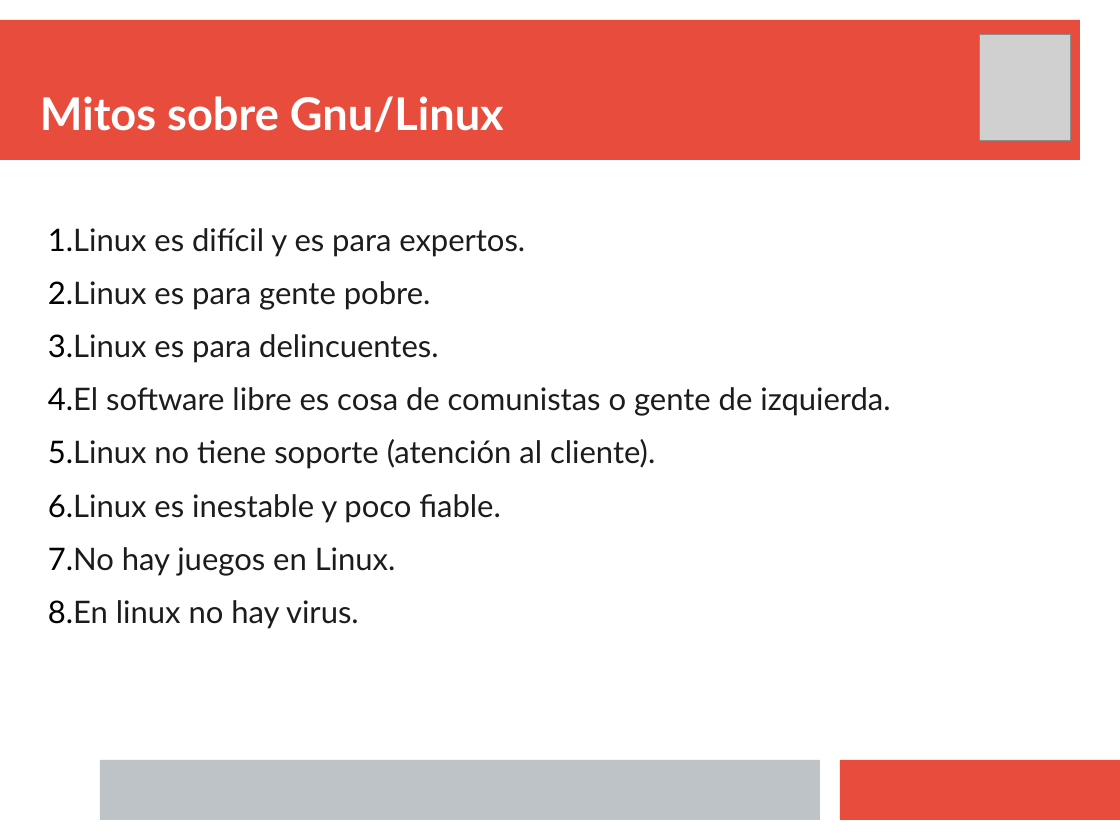
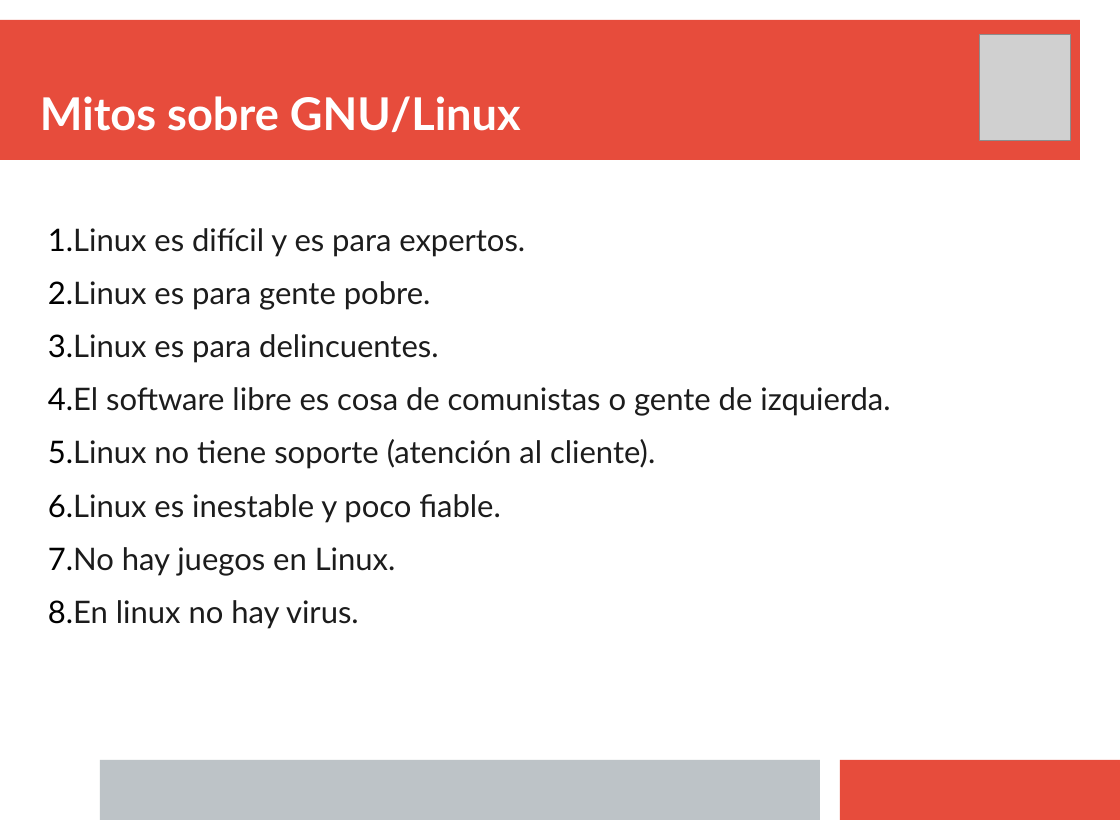
Before and after one commit to gacsnic/exposicion-software-libre, a slide deck: slide 9 of sotfwarelibre.pptx (slide 8 before the commit). Drawn at 1120x840 pixels with LibreOffice and Linux fonts; fonts in the diff are those of the drawing; grey boxes stand for pictures. Boxes give left, top, right and bottom in pixels: in the first picture for what was removed or moved away, otherwise in the second. Text is boxed around its words. In the diff, an @@ line names an element or a change of style, - is before the commit and + after.

```diff
--- a/sotfwarelibre.pptx
+++ b/sotfwarelibre.pptx
@@ text at bbox=[40, 96, 521, 132]: text changed @@
-Mitos sobre Gnu/Linux
+Mitos sobre GNU/Linux
```
Also in this commit, not shown: 6 other slides changed, 1 slide added, 3 other files.
